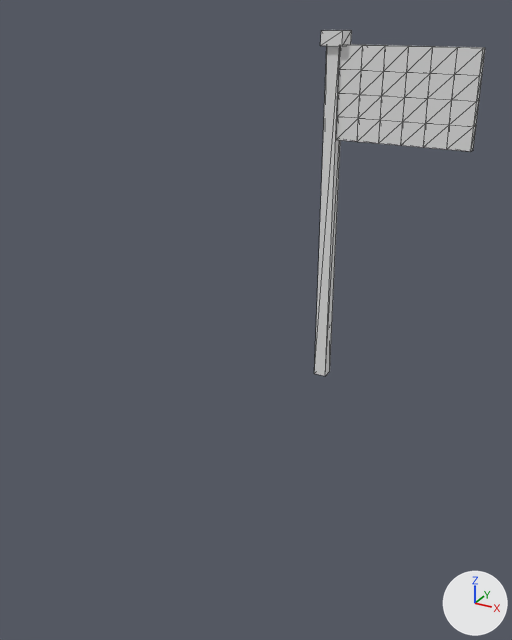
The glTF model assets/models/flag_start.gltf: old version first, new version second.
One viewpoint serves both versions: a camera (50 mm lens) standing at (2.57, -4.4, 3.48) and looking at (0.29, -0.26, 1.41). The axes (+X, +Y, +Z) are drawn at lower right. The lights are the same throughout. The picture after the commit comes second. Mesh edges are drawn as thin lines. Vertices at exactly the same position are counted once.

The first picture shows 'flag_start'.
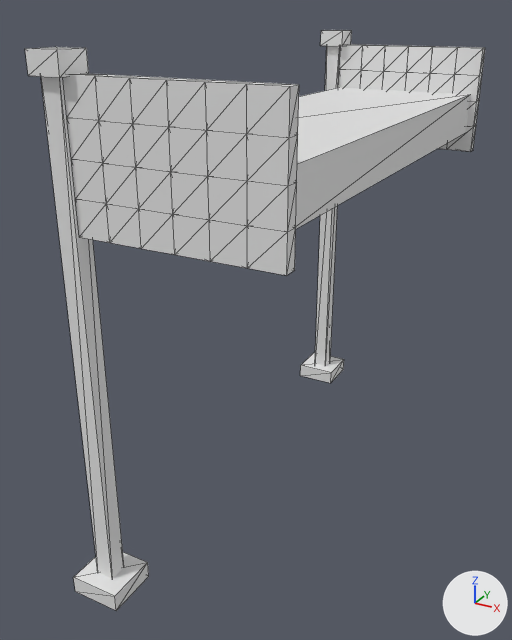
Where the change shows, as pixel boxes [x1, y1, x2, y2] in the pictures (512 x 640 px):
'flag_start', reshaped (168% wider, 68% taller)
    before: [314, 30, 485, 376]
    after: [25, 30, 485, 611]
part 1 of me_flag_start, added
    after: [300, 352, 344, 383]
part 2 of me_flag_start, added
    after: [41, 77, 124, 579]
part 3 of me_flag_start, added
    after: [63, 73, 299, 276]
part 4 of me_flag_start, added
    after: [25, 47, 89, 78]
part 5 of me_flag_start, added
    after: [73, 552, 149, 611]
part 6 of me_flag_start, added
    after: [296, 87, 470, 229]

The change, as a list of edits to the scene's bpy script:
```text
Change me_flag_start:
    used by ob_flag_start; location = (0.0, 0.0, 0.0)
    remove me_flag_start.from_pydata(...)  # 86 vertices, 312 faces; spans x -0.1..1.26, y 1.6..1.8, z 0.0..3.31
    add me_flag_start.from_pydata(...)  # 204 vertices, 672 faces; spans x -0.17..1.26, y -1.87..1.87, z 0.0..3.31
    me_flag_start part 1: a new loose piece, a box spanning x -0.17..0.17, y 1.53..1.87, z 0.0..0.12
    me_flag_start part 2: a new loose piece, a box spanning x -0.06..0.06, y -1.76..-1.64, z 0.0..3.2
    me_flag_start part 3: the loose piece of 70 vertices spanning x 0.06..1.26, y 1.66..1.74, z 2.4..3.2 is copied, and the copy is moved by (0.0, -3.4, 0.0); it spans x 0.06..1.26, y -1.74..-1.66, z 2.4..3.2
    me_flag_start part 4: a new loose piece, a box spanning x -0.1..0.1, y -1.8..-1.6, z 3.19..3.31
    me_flag_start part 5: a new loose piece, a box spanning x -0.17..0.17, y -1.87..-1.53, z 0.0..0.12
    me_flag_start part 6: a new loose piece, a box spanning x 0.06..1.2, y -1.68..1.68, z 2.55..2.85
    other edits to the shape of me_flag_start do not show in these pictures
```
